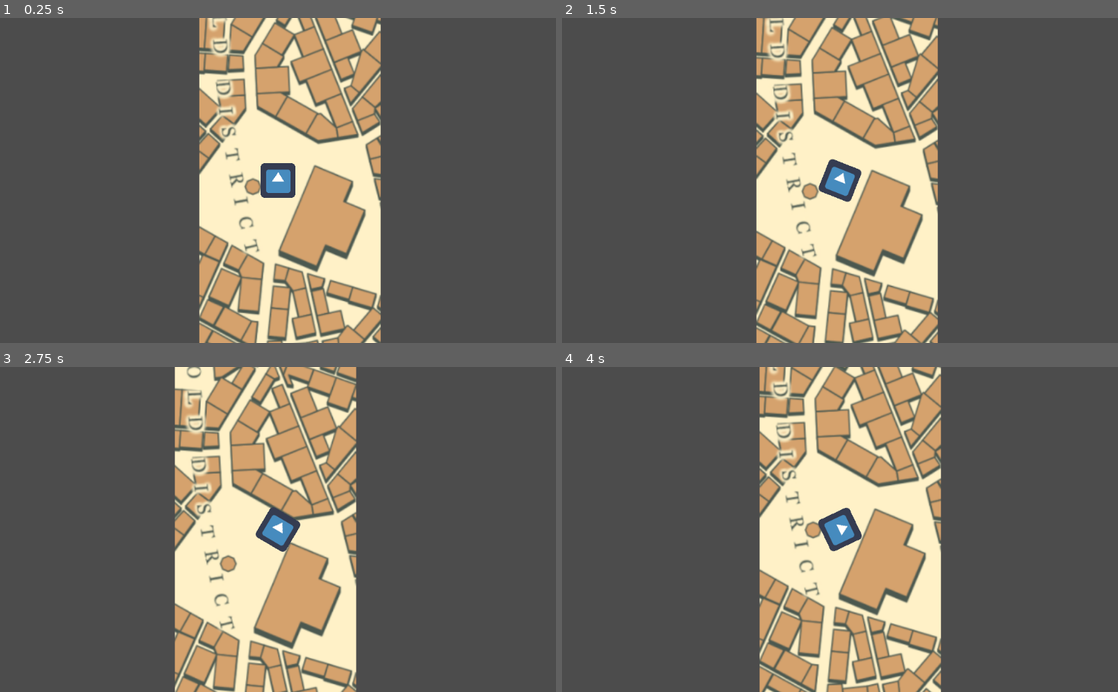
Above: before the commit, frames 1-4 (two rows, left to right).
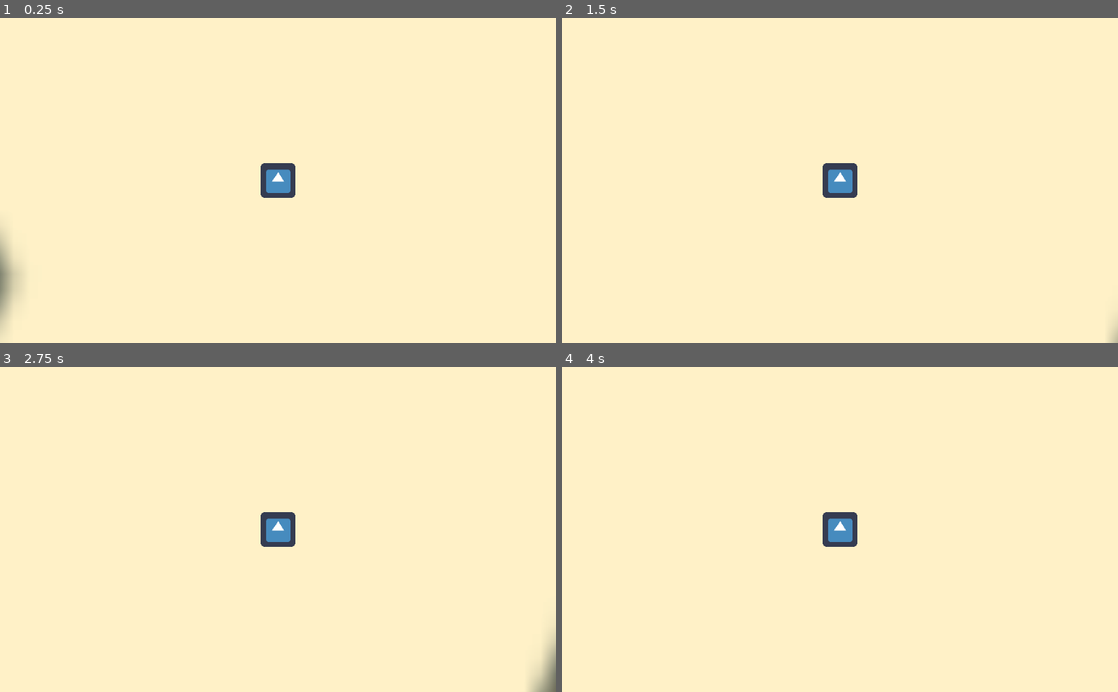
Above: after the commit, the same moments.

Repository: Jimmy-s-Test-Site/20210611_gmtk
Game: Godot game, scene res://Main.tscn
Same seed, same stepped clock (60 frames per second), same inputs: the game is played once before the commit and once after it. The engine's default icon, where the game draws it, is replaced by a stand-in: a white triangle on a blue panel in a dark square.
Inputs (mouse positions are in pixels of both pictures, inside the frame that each line leads up to):
- Up to frame 1 (0.25 s): no input
- Up to frame 2 (1.5 s): tap Enter at 0.5 s; move the mouse to (962, 164) at 0.52 s; hold D (move_right) 0.53-1.28 s; right-click (962, 164) at 0.6 s; click (962, 164) at 0.67 s; move the mouse to (728, 196) at 1.27 s; hold A (move_left) from 1.28 s (still down); tap S (decelerate) at 1.35 s
- Up to frame 3 (2.75 s): right-click (166, 545) at 1.55 s; move the mouse to (333, 458) at 2.02 s; release A (move_left) at 2.03 s; hold D (move_right) from 2.03 s (still down); right-click (333, 458) at 2.1 s
- Up to frame 4 (4 s): move the mouse to (812, 594) at 2.77 s; release D (move_right) at 2.78 s; hold W (accelerate) 2.78-3.53 s; right-click (812, 594) at 2.85 s; click (812, 594) at 2.92 s; tap Space at 3.5 s; move the mouse to (1006, 578) at 3.52 s; hold A (move_left) from 3.53 s (still down); hold S (decelerate) from 3.53 s (still down); right-click (1006, 578) at 3.8 s

The runs differ from the first frame. In frame 1, 88% of the frame differs, in the area x 0-100%, y 0-100%; in frame 2, 88%; in frame 3, 88%; in frame 4, 88%.

Commit message:
Optimizing player

Diff:
--- a/Player/Lilou/Player.gd
+++ b/Player/Lilou/Player.gd
@@ -10,28 +10,28 @@
 
 var car_clicked : RigidBody2D
 
-enum {
+enum STATE {
 	SKATE,
 	ATTACH
 }
 
 # variables
 
-export var skate_friction = 0.10
+export var skate_friction = 2
 export var skate_acceleration = 3000.0
-export var skate_speed_max := 400.0
+export var skate_speed_max := 24.8 #400.0
 
 export var grapple_speed_max := 20.0
 export var grapple_distance_max := 200.0
 
 onready var _transitions := {
-	SKATE: [ATTACH],
-	ATTACH: [SKATE]
+	STATE.SKATE: [STATE.ATTACH],
+	STATE.ATTACH: [STATE.SKATE]
 }
 
-var _state : int = SKATE
-var input_grapple = false
-var input = Vector2.ZERO
+var _state : int = STATE.SKATE
+var input_grapple := false
+var input := Vector2.ZERO
 
 
 func _ready() -> void:
@@ -45,7 +45,7 @@
 	self.leave_state(state)
 
 func _physics_process(delta: float) -> void:
-	if _state == SKATE:
+	if _state == STATE.SKATE:
 		pass
 
 func input_manager() -> void:
@@ -56,38 +56,40 @@
 
 func enter_state() -> void:
 	match _state:
-		SKATE:
+		STATE.SKATE:
 			$DampedSpringJoint2D.node_b = null
-		ATTACH:
+		STATE.ATTACH:
 			$DampedSpringJoint2D.node_b = self.car_clicked
 		_:
 			return
 
 func do_state(state) -> void:
+	# target direction
+	var target_direction := self.input.rotated(self.rotation)
+	# friction
+	state.linear_velocity = lerp(state.linear_velocity, Vector2.ZERO, self.skate_friction * state.step)
+
 	match self._state:
-		SKATE:
-			# friction
-			state.linear_velocity = lerp(state.linear_velocity, Vector2.ZERO, (skate_friction * state.step))
+		STATE.SKATE:
+			# acceleration
+			state.linear_velocity += target_direction * self.skate_acceleration * state.step
+		STATE.ATTACH:
+			pass
 
-			# acceleration
-			state.linear_velocity += self.input * skate_acceleration * state.step
-
-			# clamp
-			state.linear_velocity = state.linear_velocity.clamped(skate_speed_max)
-		ATTACH:
-			pass
+	# clamp
+	state.linear_velocity = state.linear_velocity.clamped(self.skate_speed_max)
 
 func leave_state(state: Physics2DDirectBodyState) -> void:
 	match self._state:
-		SKATE:
+		STATE.SKATE:
 			# TODO: implement later :D
 			if car_clicked != null:
-				self.change_state(ATTACH)
-		ATTACH:
+				self.change_state(STATE.ATTACH)
+		STATE.ATTACH:
 			if Input.is_action_just_pressed("ungrapple"):
-				self.change_state(SKATE)
+				self.change_state(STATE.SKATE)
 			elif car_clicked != null:
-				self.change_state(ATTACH)
+				self.change_state(STATE.ATTACH)
 
 func change_state(target_state : int) -> void:
 	if not target_state in self._transitions[self._state]:
--- a/Player/Lilou/Player.tscn
+++ b/Player/Lilou/Player.tscn
@@ -4,12 +4,13 @@
 [ext_resource path="res://icon.png" type="Texture" id=2]
 
 [sub_resource type="RectangleShape2D" id=1]
-extents = Vector2( 33, 33 )
+extents = Vector2( 2.046, 2.046 )
 
 [sub_resource type="RectangleShape2D" id=2]
-extents = Vector2( 32, 32 )
+extents = Vector2( 1.984, 1.984 )
 
 [node name="Player" type="RigidBody2D"]
+can_sleep = false
 script = ExtResource( 1 )
 
 [node name="GravityArea" type="Area2D" parent="."]
@@ -20,6 +21,7 @@
 shape = SubResource( 1 )
 
 [node name="Sprite" type="Sprite" parent="."]
+scale = Vector2( 0.062, 0.062 )
 texture = ExtResource( 2 )
 
 [node name="CollisionShape2D" type="CollisionShape2D" parent="."]
@@ -27,4 +29,5 @@
 
 [node name="Camera2D" type="Camera2D" parent="."]
 current = true
+zoom = Vector2( 0.062, 0.062 )
 process_mode = 0
--- a/Player/Lilou/PlayerTest.tscn
+++ b/Player/Lilou/PlayerTest.tscn
@@ -7,6 +7,7 @@
 
 [node name="Player" parent="." instance=ExtResource( 1 )]
 position = Vector2( 512.238, 300.851 )
+rotation = -0.691629
 
 [node name="icon" type="Sprite" parent="."]
 position = Vector2( 129, 290 )
